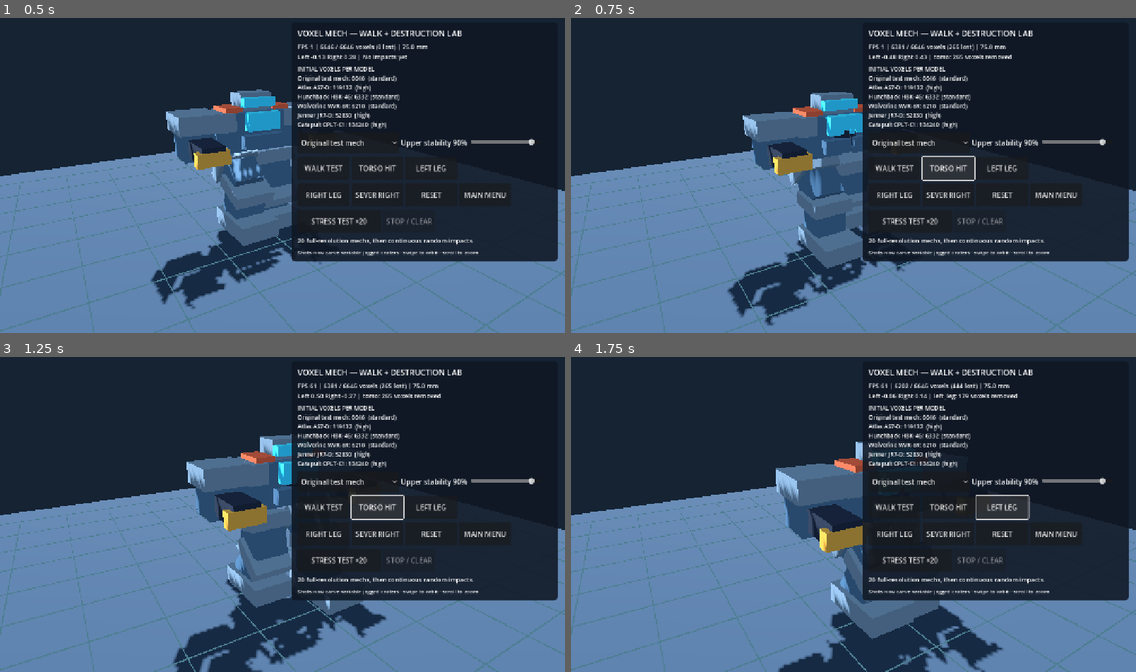
Above: before the commit, frames 1-4 (two rows, left to right).
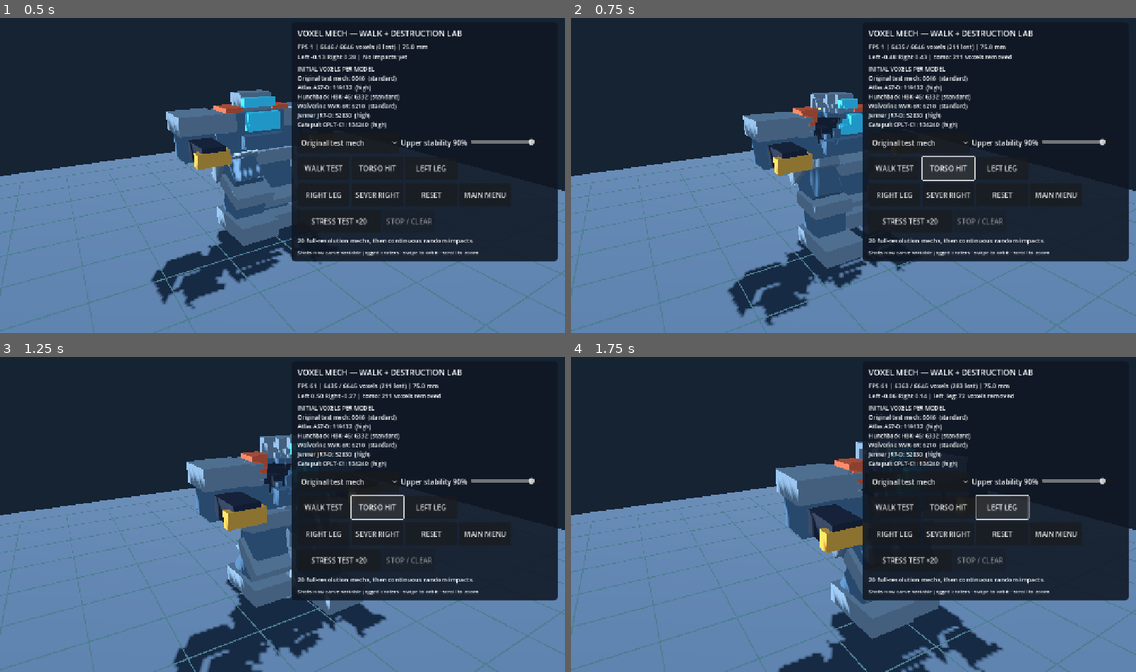
Above: after the commit, the same moments.

Repository: drag0nblad3/BtechMobile
Game: Godot game, scene res://scenes/voxel_mech_lab.tscn
Same seed, same stepped clock (60 frames per second), same inputs: the game is played once before the commit and once after it. This scene is started directly instead of the project's main scene.
Inputs:
- Up to frame 1 (0.5 s): no input
- Up to frame 2 (0.75 s): click "TORSO HIT" at 0.5 s
- Up to frame 3 (1.25 s): no input
- Up to frame 4 (1.75 s): click "LEFT LEG" at 1.25 s

Frame 1 is identical in both runs. In frame 2, 1.2% of the frame differs, in the area x 40-70%, y 8-88%; in frame 3, 1.1%; in frame 4, 0.3%.

Commit message:
Spread manual damage across full target part and widen touchscreen craters

Diff:
--- a/src/view/units/voxel_mech_lab.gd
+++ b/src/view/units/voxel_mech_lab.gd
@@ -284,12 +284,15 @@
 
 func blast(key: String) -> void:
 	var part: VoxelPart = mech.parts[key]
-	# Each scripted shot picks a slightly different impact position, in addition
-	# to the per-voxel irregularity applied by VoxelMech.hit_part.
-	var offset := Vector3(randf_range(-0.13, 0.13),
-			randf_range(-0.11, 0.11), randf_range(-0.10, 0.10))
-	var world_hit := part.to_global(Vector3(0, -0.15, -0.22) + offset)
-	mech.hit_part(key, world_hit, 0.30)
+	var rng := RandomNumberGenerator.new()
+	rng.randomize()
+	# Sample every exposed face of the whole limb/torso, not a tiny fixed
+	# region around (0, -0.15, -0.22).
+	var hit := VoxelStressTest.random_surface_hit(part, rng)
+	if hit.is_empty():
+		return
+	var world_hit: Vector3 = hit["point"]
+	mech.hit_part(key, world_hit, VoxelStressTest.impact_radius(part, rng))
 	flash(world_hit)
 
 
@@ -418,6 +421,8 @@
 func fire_at_screen(point: Vector2) -> void:
 	var origin := camera.project_ray_origin(point)
 	var direction := camera.project_ray_normal(point)
-	var hit := mech.shoot(origin, direction)
+	# A screen tap still hits the selected surface, but removes a broader
+	# patch of armor instead of only a few high-density microvoxels.
+	var hit := mech.shoot(origin, direction, 0.35)
 	if not hit.is_empty():
 		flash(hit["point"])
